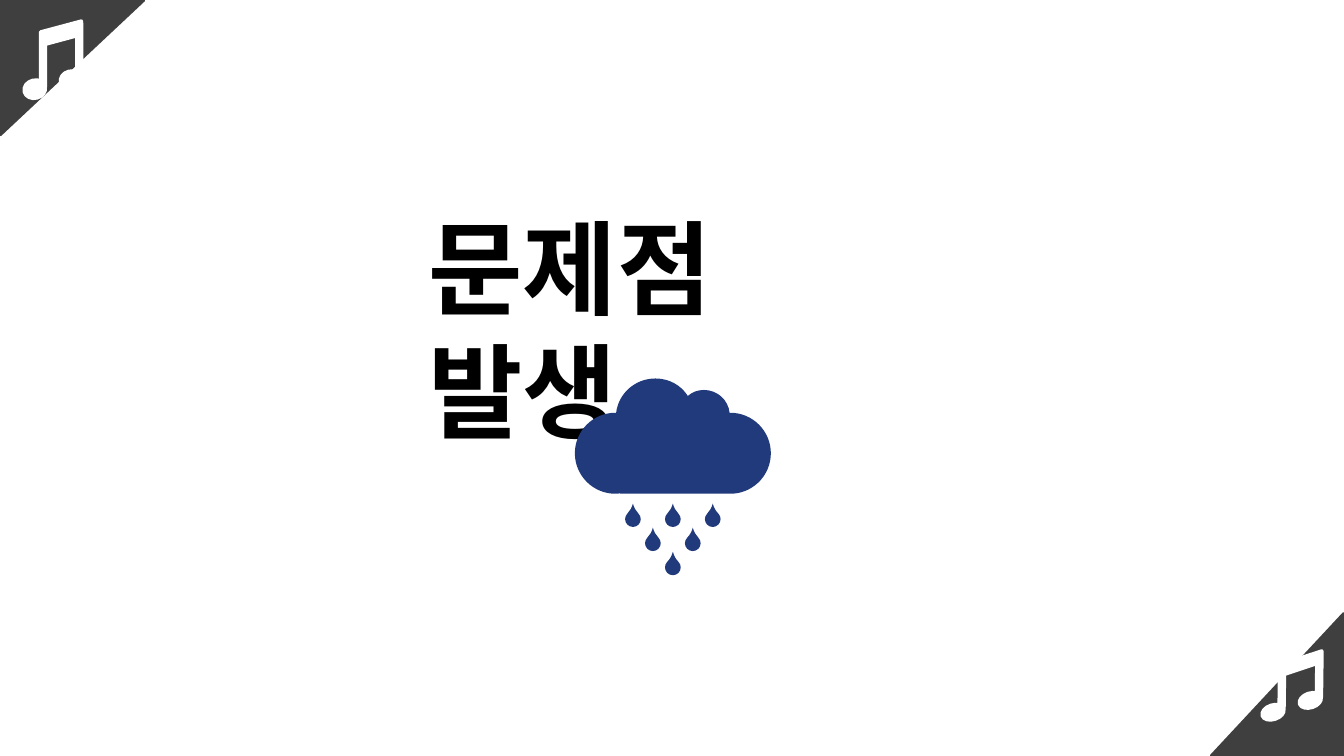
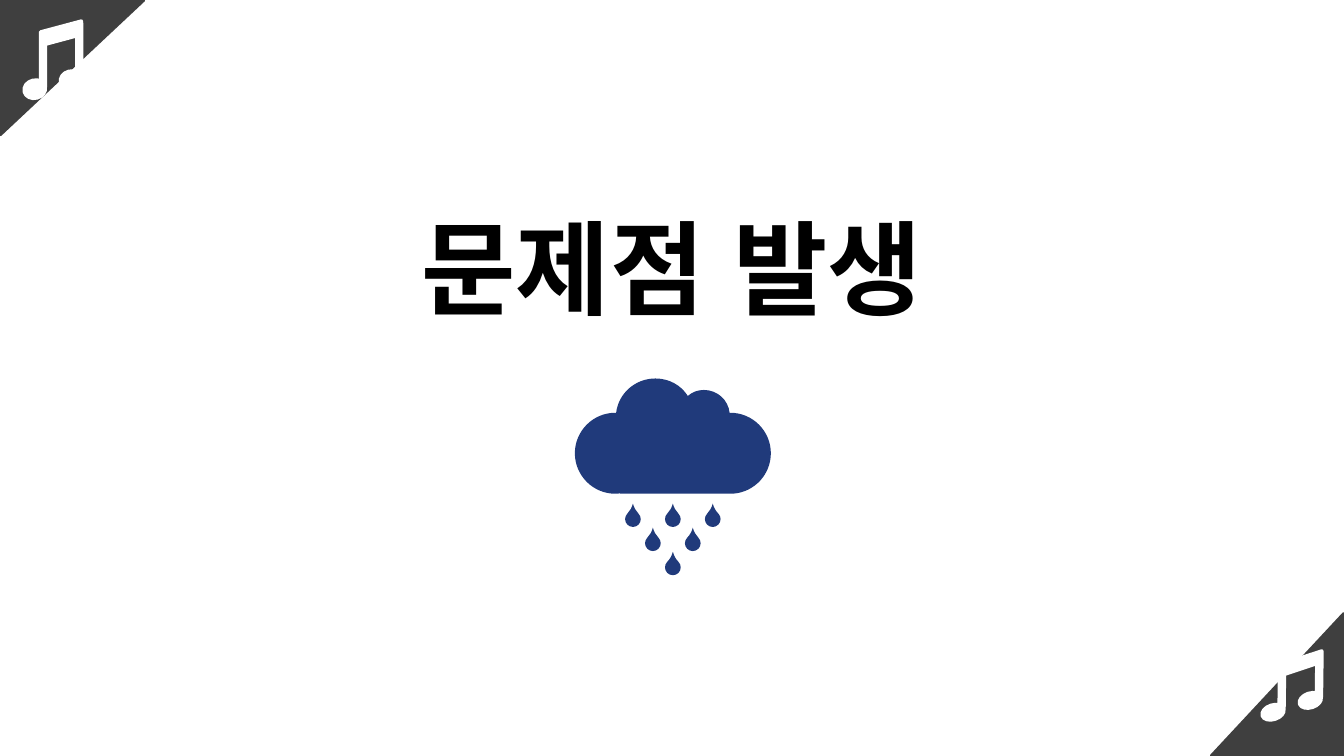
Before and after one commit to audwnd951/it_project2, a slide deck: slide 15 of MJ/최종 딥러닝 작곡.pptx (slide 17 before the commit). Drawn at 1344x756 pixels with LibreOffice and Linux fonts; fonts in the diff are those of the drawing. Boxes give left, top, right and bottom in pixels: in the first picture for what was removed or moved away, otherwise in the second. Text is boxed around its words. In the diff, an @@ line names an element or a change of style, - is before the commit and + after.

```diff
--- a/MJ/최종 딥러닝 작곡.pptx
+++ b/MJ/최종 딥러닝 작곡.pptx
@@ text "문제점 발생": place and size @@
-text "문제점 발생" at <box>429,221,712,456</box>
+text "문제점 발생" at <box>422,221,922,316</box>
@@ text "문제점 발생" at <box>422,221,922,316</box>: alignment left to centre @@
```
Also in this commit, not shown: 9 other slides changed, 2 slides removed.
